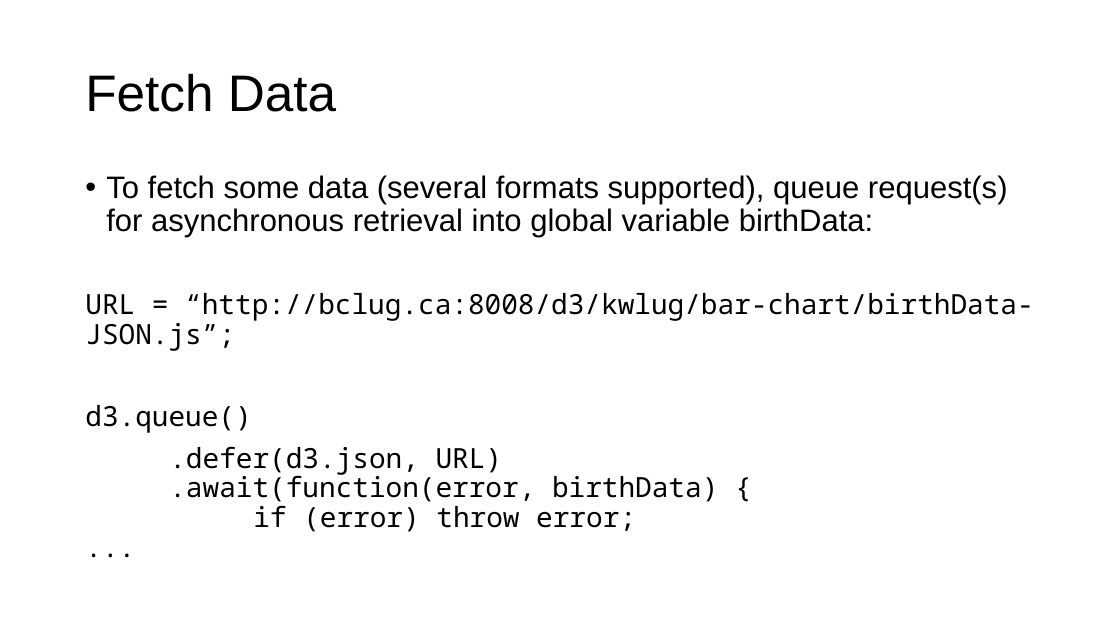
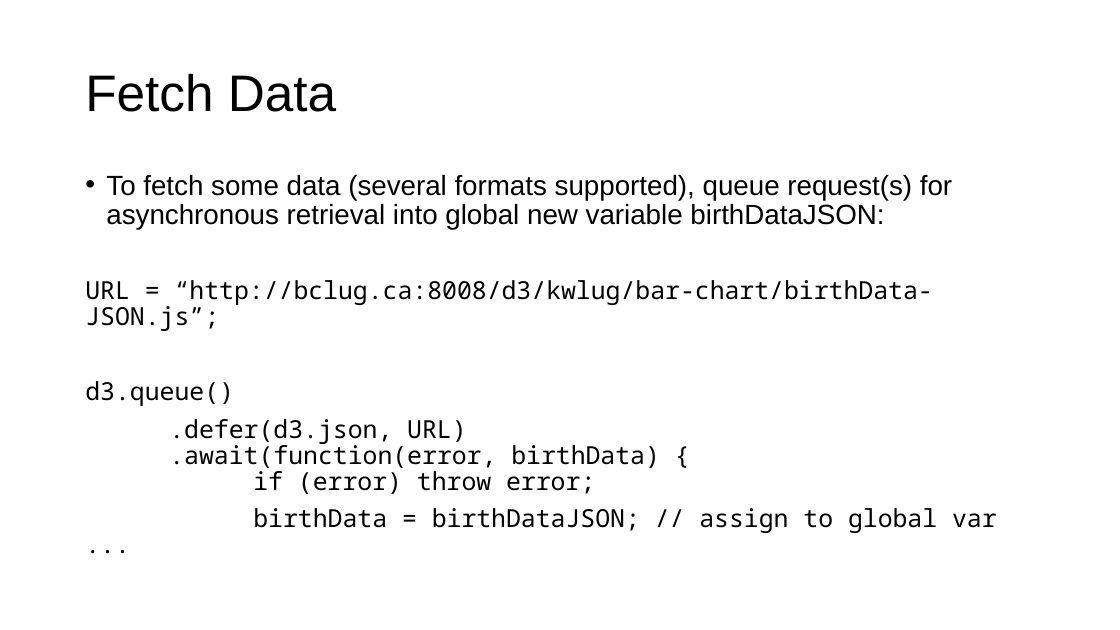
Before and after one commit to RonaldBarnes/d3-bar-chart-kwlug, a slide deck: slide 7 of BarChart Slideshow 2.pptx. Drawn at 1120x630 pixels with LibreOffice and Linux fonts; fonts in the diff are those of the drawing. Boxes give left, top, right and bottom in pixels: in the first picture for what was removed or moved away, otherwise in the second. Text is boxed around its words. In the diff, an @@ line names an element or a change of style, - is before the commit and + after.

```diff
--- a/BarChart Slideshow 2.pptx
+++ b/BarChart Slideshow 2.pptx
@@ text at box(106, 175, 952, 229): text changed; size 26.6 to 23.8 pt @@
-• To fetch some data (several formats supported), queue request(s) for asynchronous retrieval into global variable birthData:
+• To fetch some data (several formats supported), queue request(s) for asynchronous retrieval into global new variable birthDataJSON:
@@ text at box(85, 280, 933, 406): size 23.8 to 21.2 pt in "URL = “http://bclug.ca:8008/d3/kwlug/bar-chart/birthData-JSO ...", "d3.queue()"; line spacing 0.89 to 0.87 @@
@@ text at box(169, 419, 997, 533): text changed; size 23.8 to 21.2 pt @@
-.defer(d3.json, URL)
-.await(function(error, birthData) {
-if (error) throw error;
-...
+.defer(d3.json, URL)
+.await(function(error, birthData) {
+if (error) throw error;
+birthData = birthDataJSON; // assign to global var
+...
```
Also in this commit, not shown: 12 other files.
